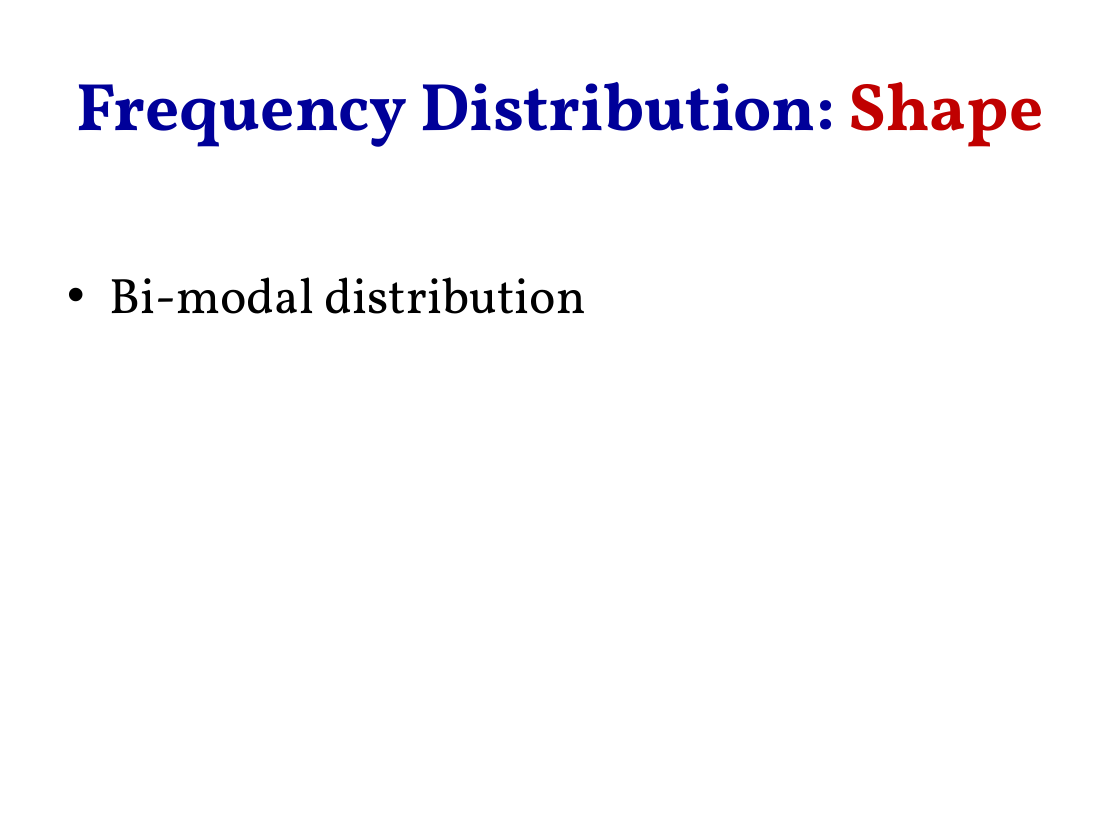
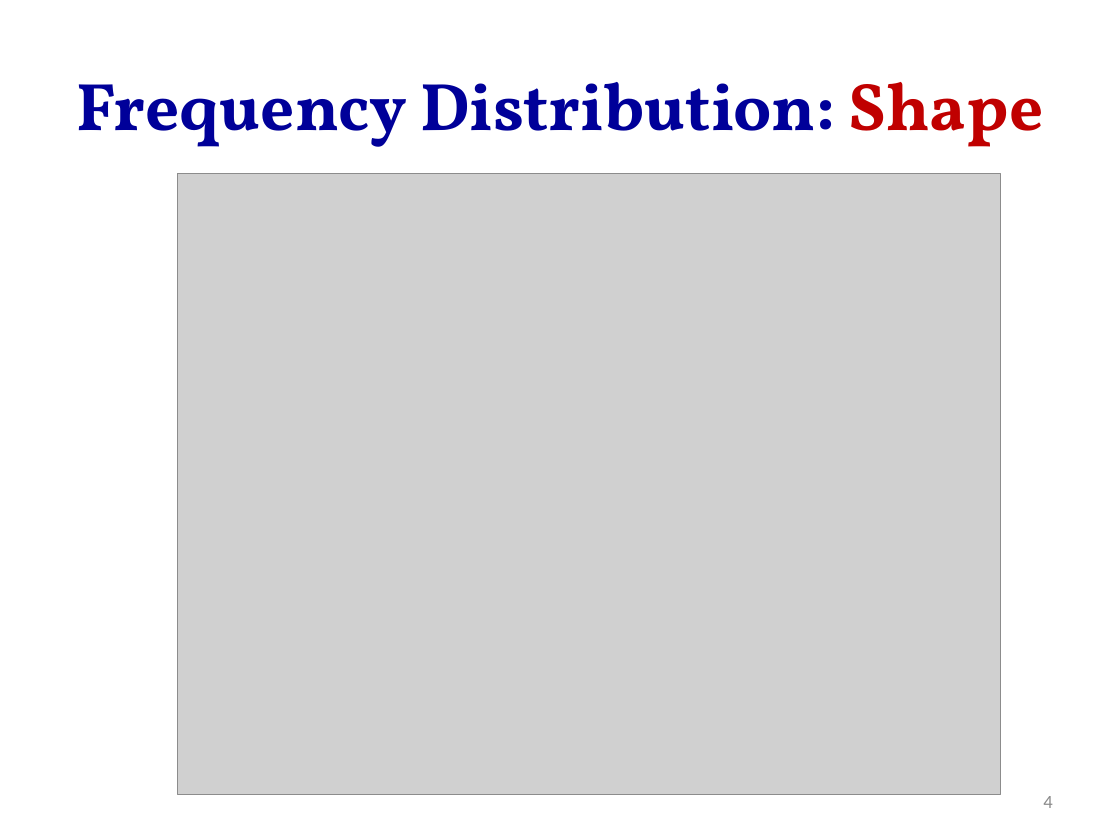
Before and after one commit to hejibo/Psychological-Statistics, a slide deck: slide 4 of Lecture 3- Measure of Dispersion/Lecture 3- Measure of Dispersion.pptx. Drawn at 1120x840 pixels with LibreOffice and Linux fonts; fonts in the diff are those of the drawing; grey boxes stand for pictures. Boxes give left, top, right and bottom in pixels: in the first picture for what was removed or moved away, otherwise in the second. Text is boxed around its words. In the diff, an @@ line names an element or a change of style, - is before the commit and + after.

```diff
--- a/Lecture 3- Measure of Dispersion/Lecture 3- Measure of Dispersion.pptx
+++ b/Lecture 3- Measure of Dispersion/Lecture 3- Measure of Dispersion.pptx
@@ picture added at bbox=[177, 174, 1000, 794] @@
@@ text removed at bbox=[109, 277, 586, 314] @@
-• Bi-modal distribution
@@ page number added at bbox=[1043, 796, 1052, 808], 12 pt, text #8C8C8C @@
+4
```
Also in this commit, not shown: 11 other slides changed, 9 slides added, 13 other files.
